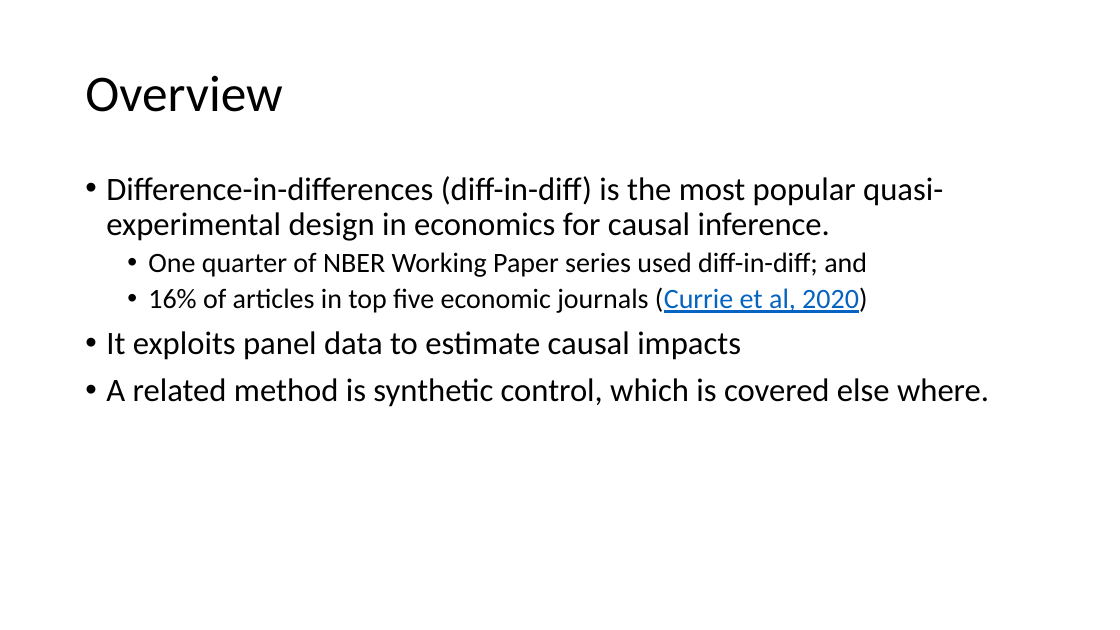
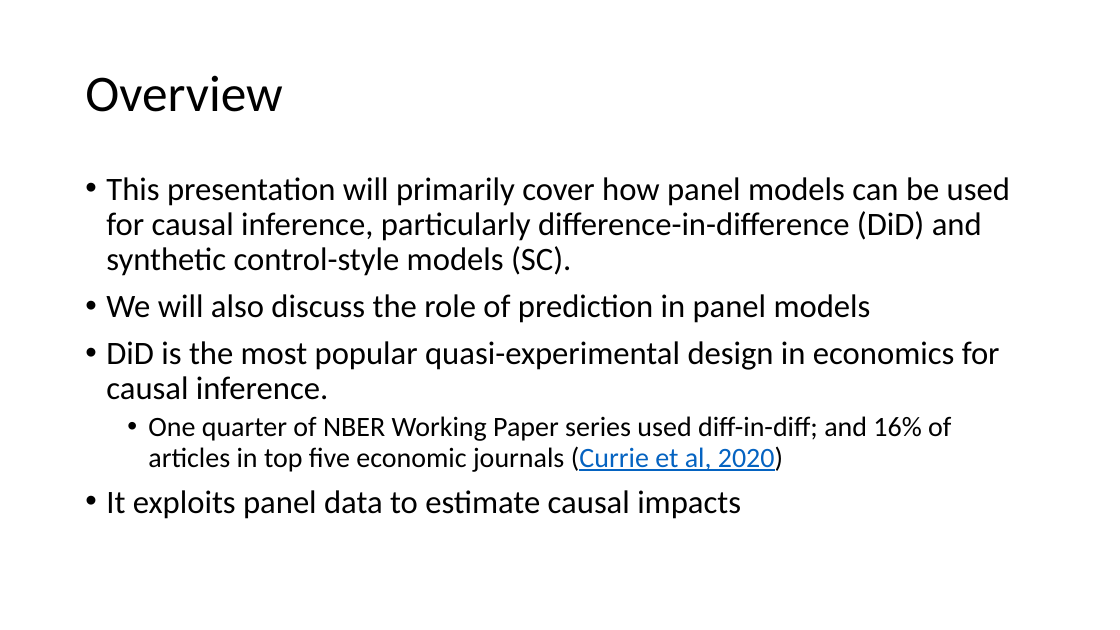
Before and after one commit to shoepaladin/causalinference_crashcourse, a slide deck: slide 3 of Powerpoints/6 DiffnDiff (WIP).pptx. Drawn at 1120x630 pixels with LibreOffice and Linux fonts; fonts in the diff are those of the drawing. Boxes give left, top, right and bottom in pixels: in the first picture for what was removed or moved away, otherwise in the second. Text is boxed around its words. In the diff, an @@ line names an element or a change of style, - is before the commit and + after.

Commit message:
Start Panel Slides

```diff
--- a/Powerpoints/6 DiffnDiff (WIP).pptx
+++ b/Powerpoints/6 DiffnDiff (WIP).pptx
@@ text at box(106, 177, 1010, 472): text changed @@
-• Difference-in-differences (diff-in-diff) is the most popular quasi-experimental design in economics for causal inference.
-  • One quarter of NBER Working Paper series used diff-in-diff; and
-  • 16% of articles in top five economic journals (Currie et al, 2020)
+• This presentation will primarily cover how panel models can be used for causal inference, particularly difference-in-difference (DiD) and synthetic control-style models (SC).
+• We will also discuss the role of prediction in panel models
+• DiD is the most popular quasi-experimental design in economics for causal inference.
+  • One quarter of NBER Working Paper series used diff-in-diff; and 16% of articles in top five economic journals (Currie et al, 2020)
@@ text at box(106, 378, 989, 407): paragraph removed @@
-• A related method is synthetic control, which is covered else where.
```
Also in this commit, not shown: 1 other slide changed, 23 slides added, 3 other files.
